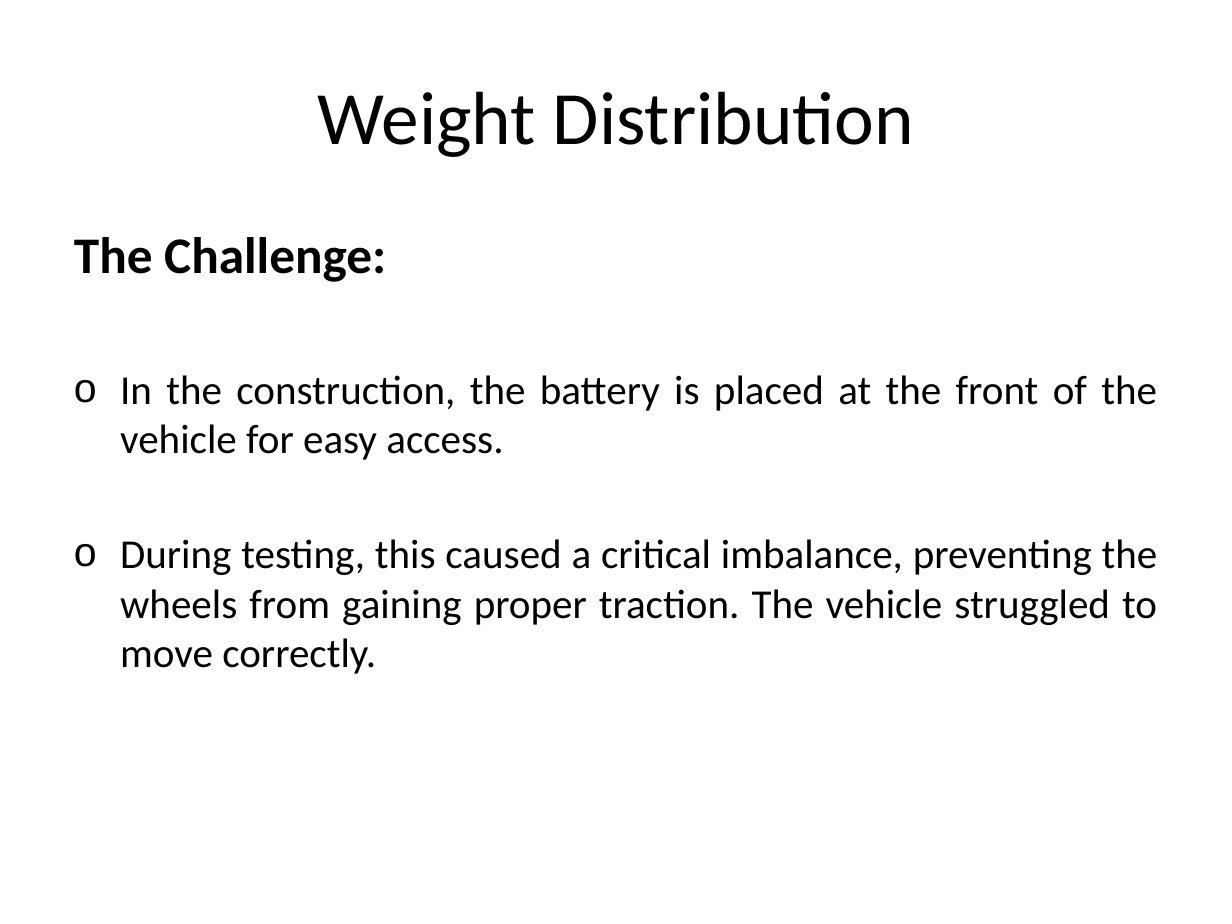
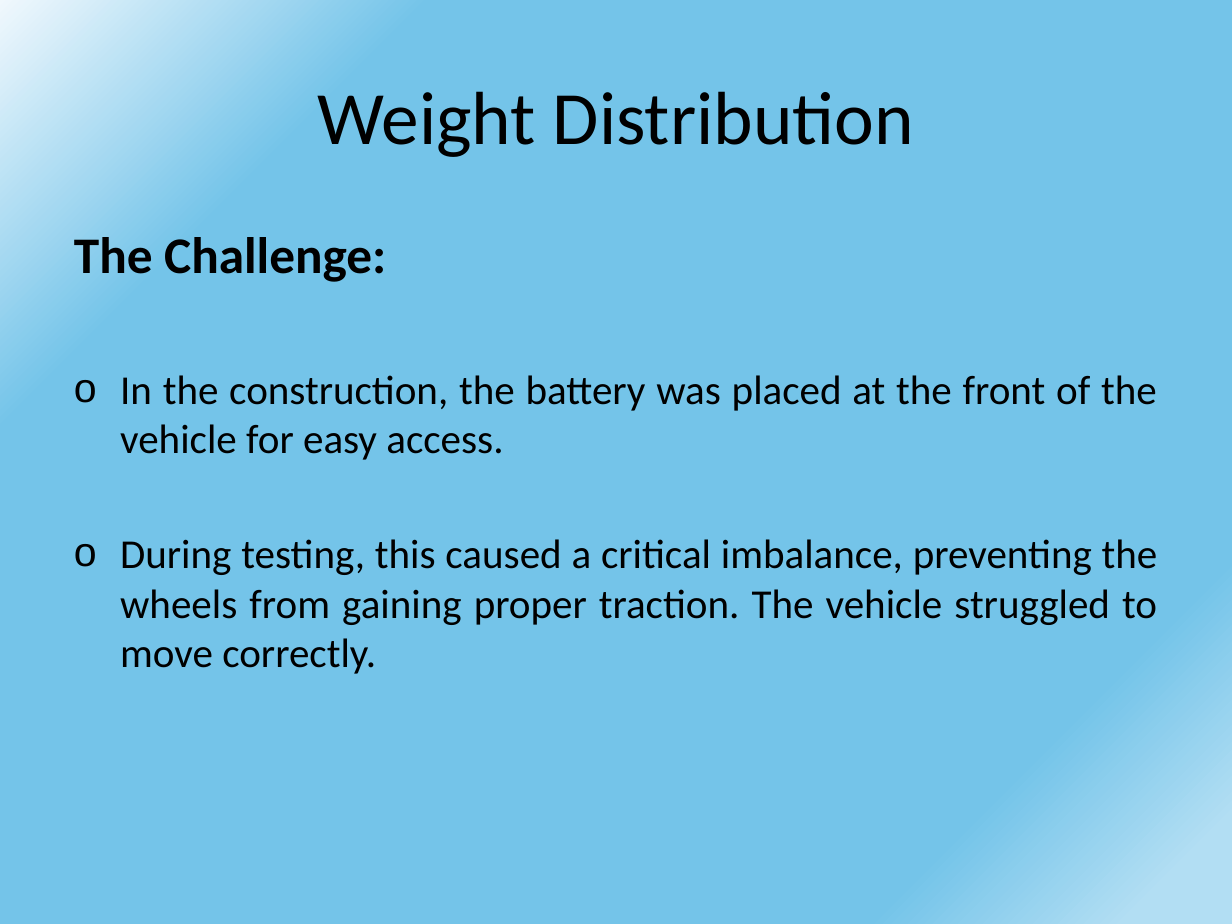
Before and after one commit to DariaShushkova/Autonomous_vehicle_prototype, a slide deck: slide 9 of Presentation.pptx. Drawn at 1232x924 pixels with LibreOffice and Linux fonts; fonts in the diff are those of the drawing. Boxes give left, top, right and bottom in pixels: in the first picture for what was removed or moved away, otherwise in the second. Text is boxed around its words. In the diff, an @@ line names an element or a change of style, - is before the commit and + after.

Commit message:
edited the design of the presentation

```diff
--- a/Presentation.pptx
+++ b/Presentation.pptx
@@ background #FFFFFF to gradient #F0F8FD to #74C4E9 to #B2DEF3 @@
@@ text at bbox=[120, 375, 1157, 460]: text changed @@
-o In the construction, the battery is placed at the front of the vehicle for easy access.
+o In the construction, the battery was placed at the front of the vehicle for easy access.
```
Also in this commit, not shown: 13 other slides changed.
